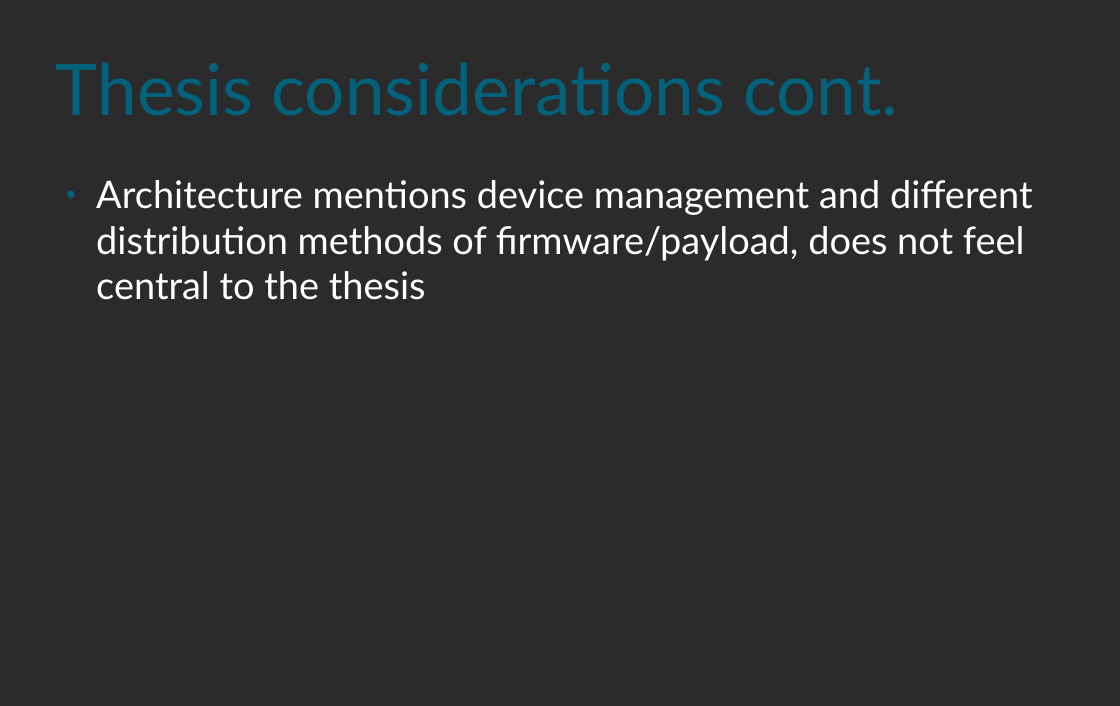
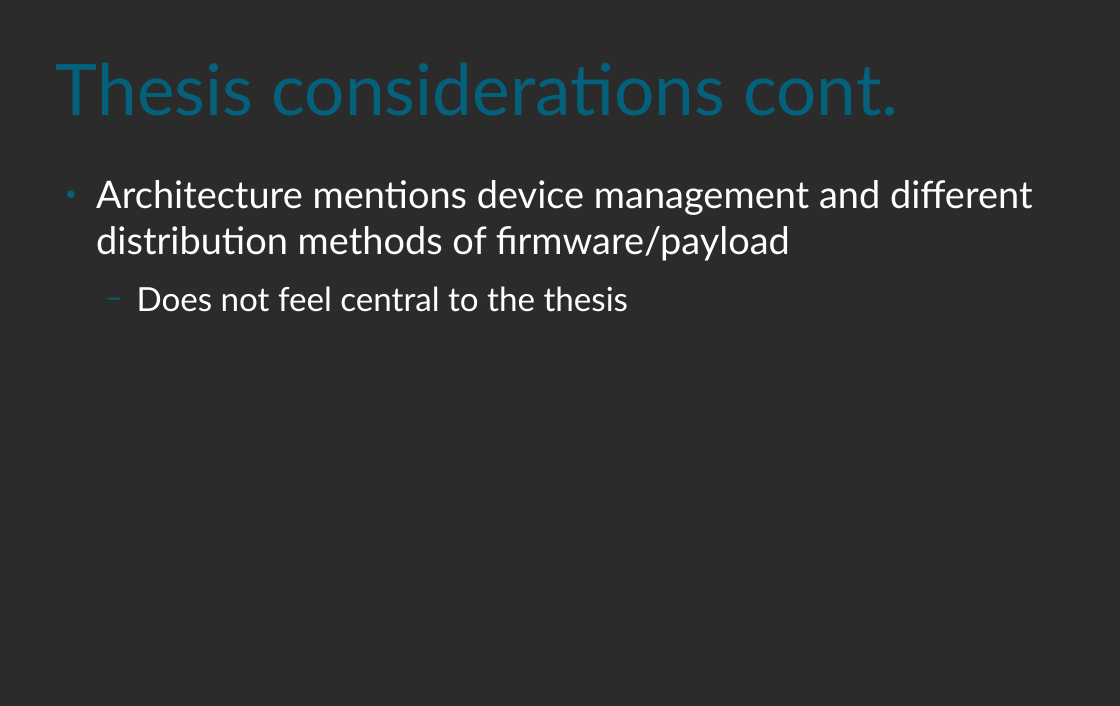
Before and after one commit to SimonCarlson/thesis, a slide deck: slide 6 of suit-presentation.odp. Drawn at 1120x706 pixels with LibreOffice and Linux fonts; fonts in the diff are those of the drawing; background and template pictures are left out; a plain dark background stands for a picture behind light text. Boxes give left, top, right and bottom in pixels: in the first picture for what was removed or moved away, otherwise in the second. Text is boxed around its words. In the diff, an @@ line names an element or a change of style, - is before the commit and + after.

```diff
--- a/suit-presentation.odp
+++ b/suit-presentation.odp
@@ text at [96, 180, 1033, 312]: text changed @@
-● Architecture mentions device management and different distribution methods of firmware/payload, does not feel central to the thesis
+● Architecture mentions device management and different distribution methods of firmware/payload
+  − Does not feel central to the thesis
```
Also in this commit, not shown: 1 other slide changed, 1 slide added.
